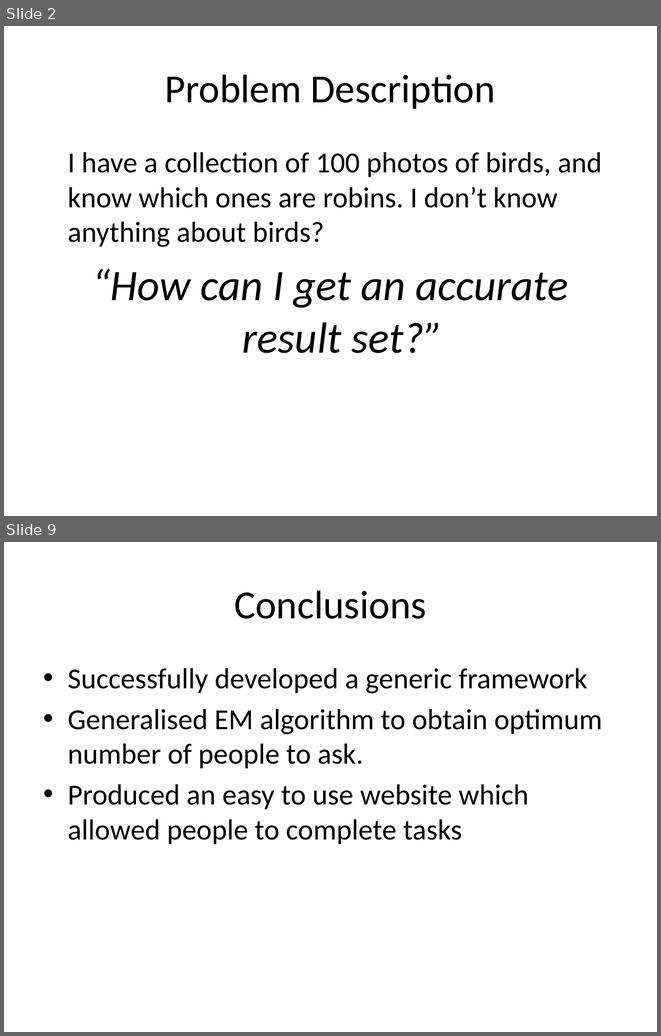
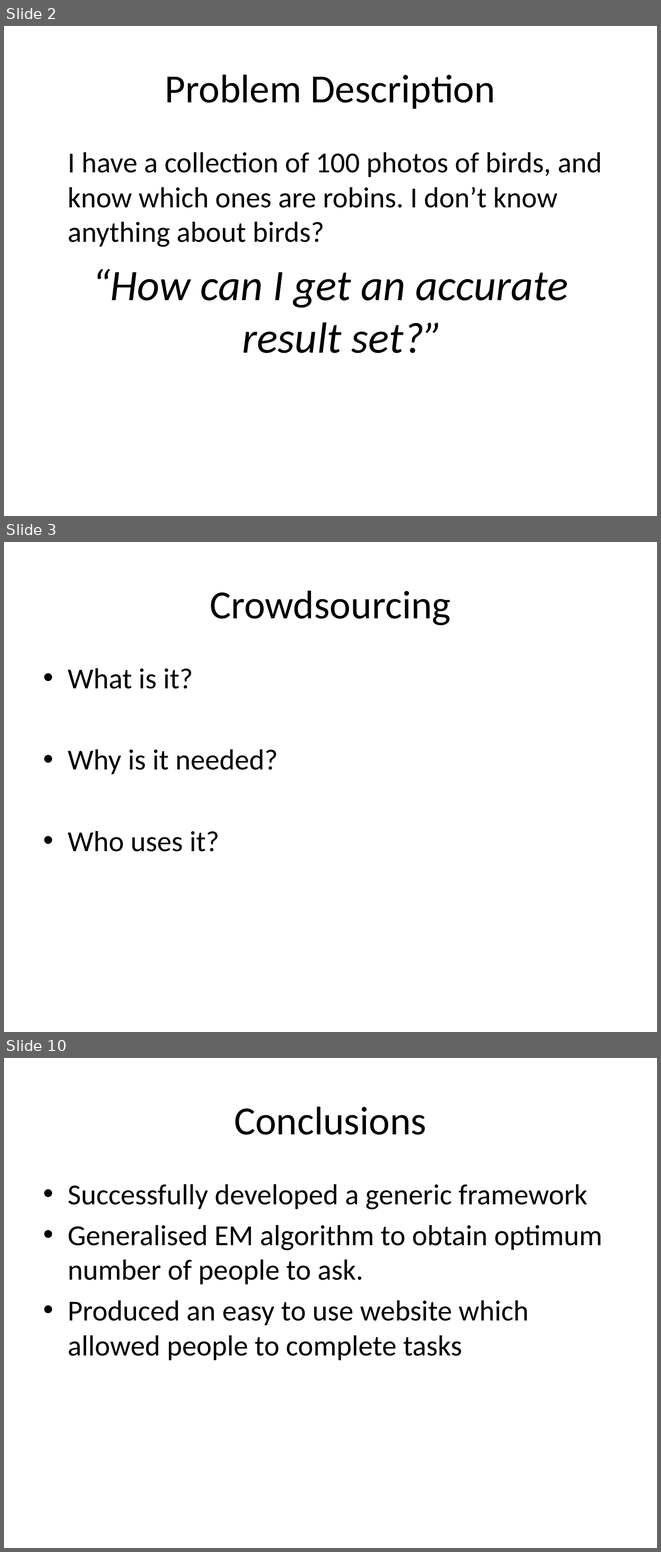
Before and after one commit to giovannic/crowdtrust, a slide deck: presentation/CrowdTrust .pptx. Shown one above the other, each under a label of ours: slides 2 and 9 before the commit, slides 2, 3 and 10 after it; the slides between them are not shown. The pictures are 661x1036 and 661x1552 pixels, drawn with LibreOffice and Linux fonts; fonts in the diff are those of the drawing; background and template pictures are left out. Boxes give left, top, right and bottom in pixels: in the first picture for what was removed or moved away, otherwise in the second. Text is boxed around its words. In the diff, an @@ line names an element or a change of style, - is before the commit and + after.

```diff
--- a/presentation/CrowdTrust .pptx
+++ b/presentation/CrowdTrust .pptx
@@ slide 3 added at (4,542,657,1032), background picture (left out) @@
@@ title added at (210,590,451,625), 44 pt, text #000000 @@
+Crowdsourcing
@@ text added at (68,668,277,852), 32 pt, text #000000 @@
+• What is it?
+• Why is it needed?
+• Who uses it?
@@ what was slide 9 is now slide 10 @@
```
Also in this commit, not shown: 5 slides changed, 1 other slide added, 1 slide removed, 1 other file.
